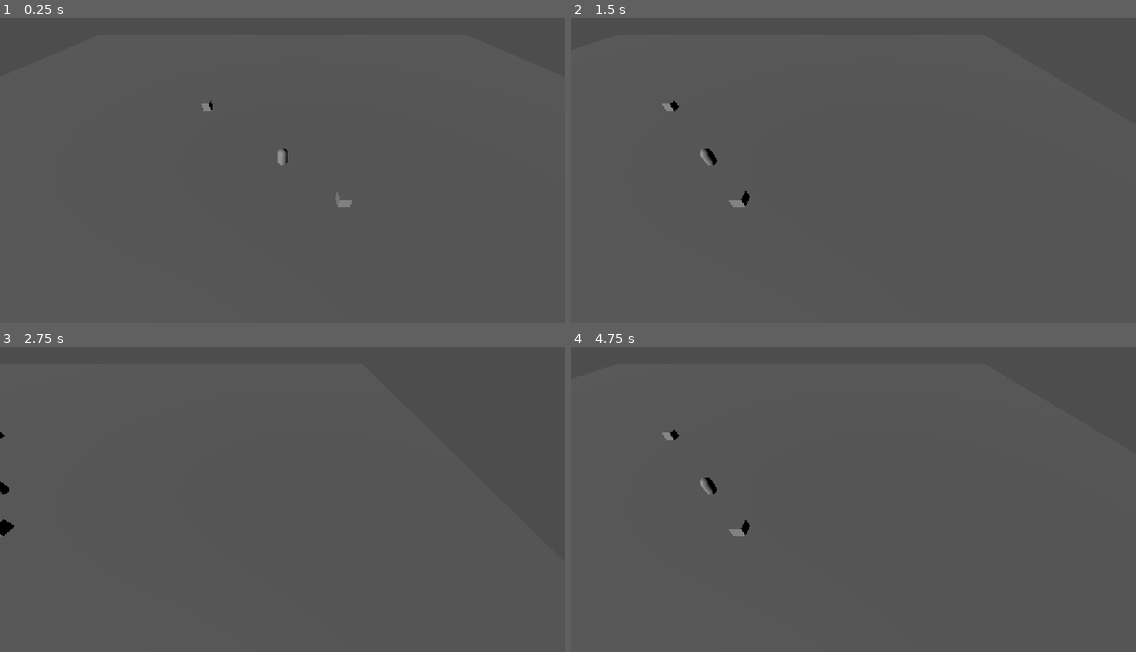
Above: before the commit, frames 1-4 (two rows, left to right).
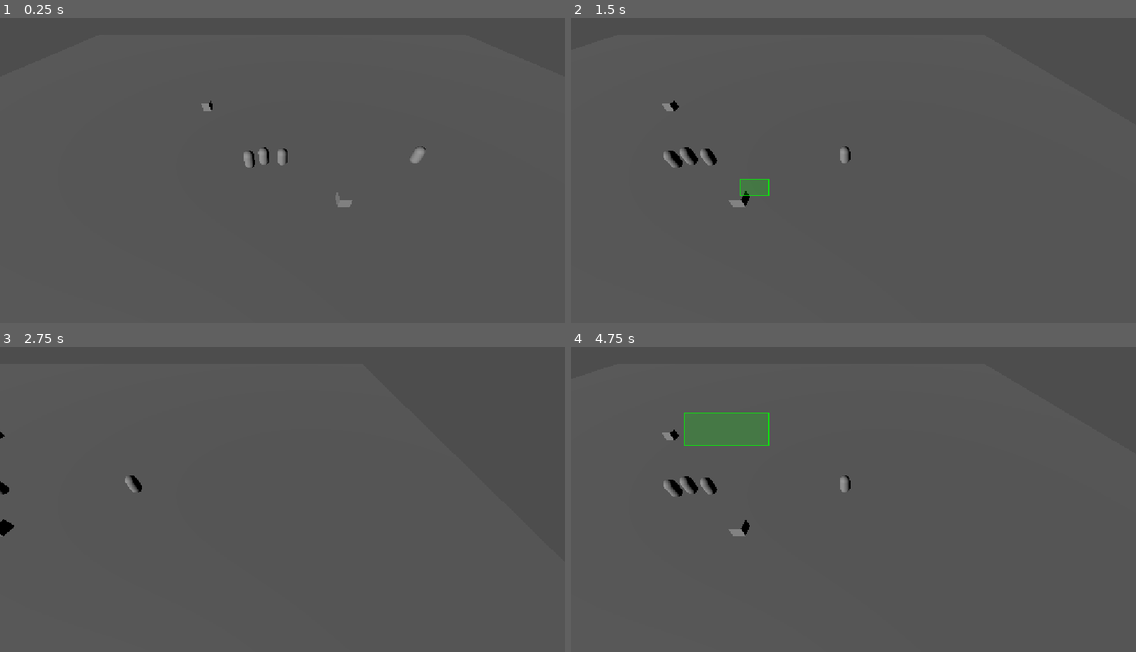
Above: after the commit, the same moments.

Repository: lucaslmp2/JogoRTS
Game: Godot game, scene res://Mundo.tscn
The game is run twice, just before and just after one commit, with the same random seed, the same clock (stepped at 60 frames per second) and the same inputs.
Inputs (mouse positions are in pixels of both pictures, inside the frame that each line leads up to):
- Up to frame 1 (0.25 s): no input
- Up to frame 2 (1.5 s): tap Enter at 0.5 s; move the mouse to (977, 149) at 0.52 s; hold Right (ui_right) 0.53-1.25 s; hold Shift 0.53-1.25 s; click (977, 149) at 0.67 s; drag from (740, 179) to (825, 228) at 1.27 s
- Up to frame 3 (2.75 s): move the mouse to (339, 423) at 2.02 s; hold Right (ui_right) from 2.03 s (still down); hold Shift from 2.03 s (still down); click (339, 423) at 2.17 s
- Up to frame 4 (4.75 s): release Right (ui_right) at 2.75 s; release Shift at 2.75 s; drag from (825, 557) to (684, 444) at 2.77 s; move the mouse to (1023, 542) at 3.52 s; hold Left (ui_left) 3.53-4.25 s; hold Shift 3.53-4.25 s; click (1023, 542) at 3.67 s; drag from (684, 444) to (768, 414) at 4.27 s

The runs differ from the first frame. In frame 1, 0.2% of the frame differs, in the area x 43-76%, y 42-50%; in frame 2, 0.6%; in frame 3, less than 0.1%; in frame 4, 1.9%, in the area x 16-50%, y 21-50%.

Commit message:
feat: criando movimento de Unidades

Diff:
--- a/Mundo.tscn
+++ b/Mundo.tscn
@@ -2,6 +2,7 @@
 
 [ext_resource type="PackedScene" uid="uid://d1qdejj7eyly8" path="res://RtsCamera.tscn" id="1_pe05s"]
 [ext_resource type="PackedScene" uid="uid://qf4qmx11exjd" path="res://Unidade.tscn" id="2_ubi47"]
+[ext_resource type="Script" uid="uid://d1q5misfym7sb" path="res://hud.gd" id="3_xywc0"]
 
 [sub_resource type="Environment" id="Environment_52r7t"]
 background_mode = 2
@@ -37,6 +38,15 @@
 mesh = SubResource("BoxMesh_52r7t")
 
 [node name="Unidade" parent="." unique_id=849595556 groups=["unidades_jogador"] instance=ExtResource("2_ubi47")]
+transform = Transform3D(1, 0, 0, 0, 1, 0, 0, 0, 1, -1.8187342, 0.15434504, 0.059424877)
+
+[node name="Unidade2" parent="." unique_id=763241661 groups=["unidades_jogador"] instance=ExtResource("2_ubi47")]
+
+[node name="Unidade3" parent="." unique_id=1942994576 groups=["unidades_jogador"] instance=ExtResource("2_ubi47")]
+transform = Transform3D(1, 0, 0, 0, 1, 0, 0, 0, 1, -3.2336845, 0.045274675, 0.3743167)
+
+[node name="Unidade4" parent="." unique_id=1504082689 groups=["unidades_jogador"] instance=ExtResource("2_ubi47")]
+transform = Transform3D(1, 0, 0, 0, 1, 0, 0, 0, 1, 13.485558, -0.005960822, -0.27112603)
 
 [node name="NavigationRegion3D" type="NavigationRegion3D" parent="." unique_id=2132703628]
 navigation_mesh = SubResource("NavigationMesh_52r7t")
@@ -48,3 +58,13 @@
 
 [node name="CollisionShape3D" type="CollisionShape3D" parent="NavigationRegion3D/Chao" unique_id=1706528885]
 shape = SubResource("BoxShape3D_52r7t")
+
+[node name="CanvasLayer" type="CanvasLayer" parent="." unique_id=2098663534]
+
+[node name="HUD" type="Control" parent="CanvasLayer" unique_id=410587075]
+layout_mode = 3
+anchors_preset = 0
+offset_right = 40.0
+offset_bottom = 40.0
+mouse_filter = 2
+script = ExtResource("3_xywc0")
--- /dev/null
+++ b/hud.gd
@@ -0,0 +1,35 @@
+extends Control
+
+var is_dragging: bool = false
+var start_pos: Vector2 = Vector2.ZERO
+var current_pos: Vector2 = Vector2.ZERO
+
+var box_color: Color = Color(0, 1, 0, 0.2) # Verde transparente para o fundo
+var line_color: Color = Color(0, 1, 0, 0.8) # Verde mais forte para a borda
+var line_width: float = 2.0
+
+func _process(_delta: float) -> void:
+	# Força a Godot a redesenhar a tela a cada frame se estiver arrastando
+	if is_dragging:
+		queue_redraw()
+
+func _draw() -> void:
+	if is_dragging:
+		var rect = Rect2(start_pos, current_pos - start_pos)
+		# Desenha o fundo preenchido transparente
+		draw_rect(rect, box_color, true)
+		# Desenha a borda da caixinha
+		draw_rect(rect, line_color, false, line_width)
+
+# Funções para a câmera avisar o HUD quando o mouse está arrastando
+func start_box(pos: Vector2) -> void:
+	start_pos = pos
+	current_pos = pos
+	is_dragging = true
+
+func update_box(pos: Vector2) -> void:
+	current_pos = pos
+
+func end_box() -> void:
+	is_dragging = false
+	queue_redraw() # Limpa o desenho da tela
--- a/rts_camera.gd
+++ b/rts_camera.gd
@@ -10,7 +10,10 @@
 var min_zoom: float = 5.0
 var max_zoom: float = 30.0
 var target_zoom: float = 15.0
-
+# Variáveis para a caixa de seleção
+var dragging: bool = false
+var drag_start: Vector2 = Vector2.ZERO
+@onready var hud: Control = $"../CanvasLayer/HUD" # Certifique-se que o caminho até o nó HUD está correto
 func _process(delta: float) -> void:
 	handle_keyboard_input(delta)
 	handle_mouse_edge_input(delta)
@@ -52,20 +55,54 @@
 		input_dir = input_dir.normalized()
 		global_translate(input_dir * move_speed * delta)
 
-# 3. Controle ÚNICO de Input (Zoom e Clique de Movimentação)
 func _unhandled_input(event: InputEvent) -> void:
 	if event is InputEventMouseButton:
+		# Controle de Zoom existente
 		if event.button_index == MOUSE_BUTTON_WHEEL_UP:
 			target_zoom = max(min_zoom, target_zoom - zoom_speed)
 		if event.button_index == MOUSE_BUTTON_WHEEL_DOWN:
 			target_zoom = min(max_zoom, target_zoom + zoom_speed)
-
-		# Detectar clique com o Botão Direito para mover a unidade
+# Clique com o Botão Direito para MOVER (Apenas as selecionadas!)
 		if event.button_index == MOUSE_BUTTON_RIGHT and event.pressed:
 			var target_position = get_mouse_3d_position()
 			if target_position != Vector3.ZERO:
-				get_tree().call_group("unidades_jogador", "set_movement_target", target_position)
+				for unidade in get_tree().get_nodes_in_group("unidades_jogador"):
+					# Checa se a propriedade existe E se a unidade está marcada como selecionada
+					if "is_selected" in unidade and unidade.is_selected:
+						unidade.set_movement_target(target_position)
+		# Clique com o Botão Esquerdo para SELECIONAR (Arrastar)
+		if event.button_index == MOUSE_BUTTON_LEFT:
+			if event.pressed:
+				dragging = true
+				drag_start = event.position
+				hud.start_box(drag_start)
+			else:
+				dragging = false
+				hud.end_box()
+				select_units_in_box(drag_start, event.position)
 
+	if event is InputEventMouseMotion and dragging:
+		hud.update_box(event.position)
+
+# Função mágica que descobre quem está dentro do retângulo arrastado
+func select_units_in_box(start: Vector2, end: Vector2) -> void:
+	# Se o clique foi muito rápido (um clique simples), define uma área mínima
+	if start.distance_to(end) < 5:
+		end = start + Vector2(5, 5)
+		start = start - Vector2(5, 5)
+
+	var box = Rect2(start, end - start).abs()
+
+	# Passa por todas as unidades do mapa e checa se a posição de tela delas está no retângulo
+	for unidade in get_tree().get_nodes_in_group("unidades_jogador"):
+		var screen_pos = camera.unproject_position(unidade.global_position)
+
+		if box.has_point(screen_pos):
+			unidade.select()
+		else:
+			# Se clicou fora ou arrastou fora, limpa a seleção anterior
+			if not Input.is_key_pressed(KEY_SHIFT): # Segurar SHIFT permite somar seleções
+				unidade.deselect()
 # 4. Suavização do Zoom
 func handle_zoom(delta: float) -> void:
 	camera.position.y = lerp(camera.position.y, target_zoom, 10.0 * delta)
--- a/unidade.gd
+++ b/unidade.gd
@@ -3,6 +3,8 @@
 @export var speed: float = 5.0
 
 @onready var navigation_agent: NavigationAgent3D = $NavigationAgent3D
+
+var is_selected: bool = false
 
 func _ready() -> void:
 	# Evita que a unidade tente se mover logo no primeiro frame antes do mapa carregar
@@ -13,7 +15,7 @@
 	await Engine.get_main_loop().process_frame
 	set_movement_target(global_position)
 
-func _physics_process(delta: float) -> void:
+func _physics_process(_delta: float) -> void:
 	if navigation_agent.is_navigation_finished():
 		return
 
@@ -27,7 +29,13 @@
 	velocity = new_velocity
 	move_and_slide()
 
-# Esta função será chamada pela nossa câmera/controlador para mandar a unidade andar
+# Esta função é chamada pela câmera para mandar a unidade andar
 func set_movement_target(movement_target: Vector3) -> void:
-	# Correção: Na Godot 4, alteramos a propriedade 'target_position' diretamente
 	navigation_agent.target_position = movement_target
+
+func select() -> void:
+	is_selected = true
+	print("Unidade selecionada: ", name)
+
+func deselect() -> void:
+	is_selected = false
Not shown, added: hud.gd.uid
